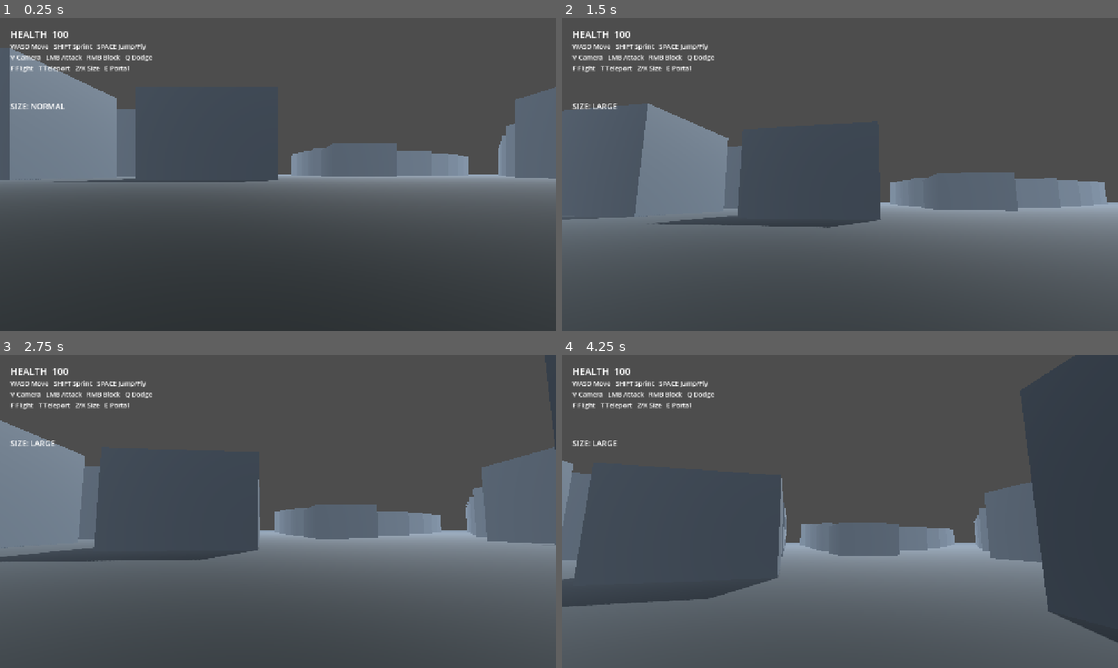
Above: before the commit, frames 1-4 (two rows, left to right).
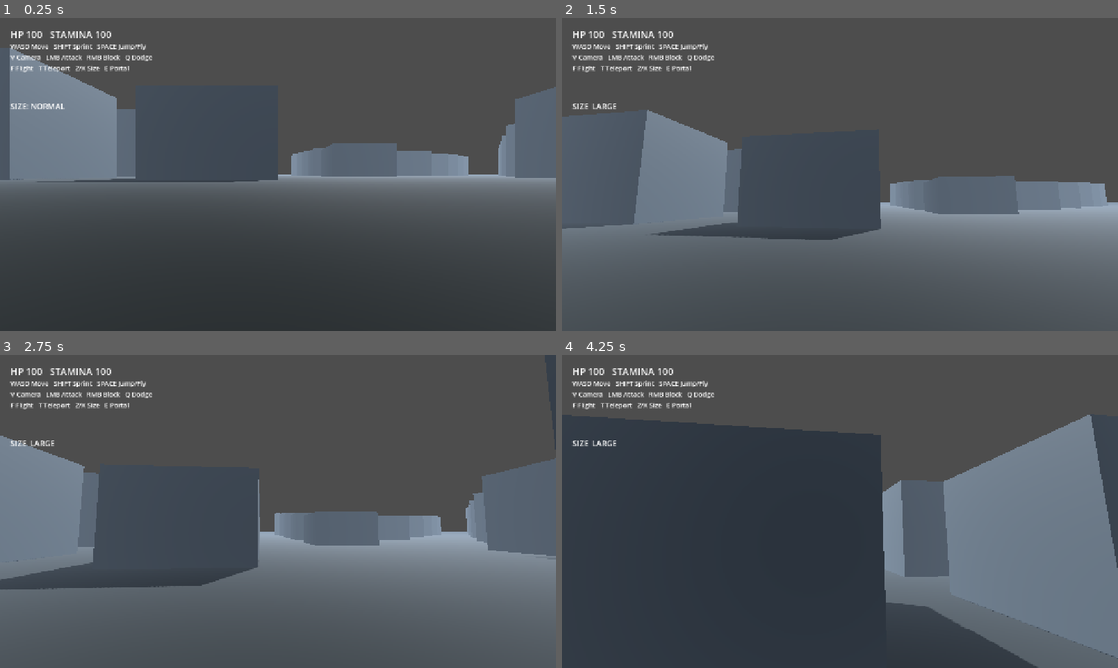
Above: after the commit, the same moments.

Repository: johnhenrystoney25/aeris
Game: Godot game, scene res://scenes/main/main.tscn
Two runs of this game, one before a commit and one after it. Both use one fixed random seed, a clock stepped at 60 frames per second and the inputs below.
Inputs (mouse positions are in pixels of both pictures, inside the frame that each line leads up to):
- Up to frame 1 (0.25 s): no input
- Up to frame 2 (1.5 s): tap Enter at 0.5 s; move the mouse to (867, 174) at 0.52 s; hold X (ability_size_up) from 0.53 s (still down); tap F (ability_flight) at 0.6 s; tap Space (jump) at 0.77, 1.07 s; click (867, 174) at 0.8 s; move the mouse to (812, 174) at 1.27 s; click (812, 174) at 1.35 s
- Up to frame 3 (2.75 s): keep holding X (ability_size_up); tap Space (jump) at 1.52, 1.82 s; right-click (250, 511) at 1.55 s; move the mouse to (289, 505) at 2.02 s; hold Right mouse button (block) from 2.03 s (still down); click (289, 505) at 2.17 s; tap Q (dodge) at 2.3 s
- Up to frame 4 (4.25 s): keep holding X (ability_size_up); tap Space (jump) at 2.75, 3.02, 3.32, 3.77, 3.8, 4.07 s; move the mouse to (834, 517) at 2.77 s; release Right mouse button (block) at 2.78 s; tap Q (dodge) at 2.85 s; click (834, 517) at 2.92 s; tap Shift (sprint) at 3.05 s; move the mouse to (878, 514) at 3.52 s; hold Shift (sprint) from 3.53 s (still down); click (878, 514) at 3.67 s

The runs differ from the first frame. In frame 1, 0.3% of the frame differs, in the area x 2-100%, y 4-53%; in frame 2, 3.4%; in frame 3, 6.6%; in frame 4, 54%, in the area x 0-100%, y 0-100%.
Error after the commit: Invalid assignment of property or key 'visible' with value of type 'bool' on a base object of type 'null instance'. (res://scripts/player/player.gd:236)

Commit message:
Upgrade player controller, camera, flight, stamina and recovery

Diff:
--- a/scripts/player/player.gd
+++ b/scripts/player/player.gd
@@ -1,38 +1,58 @@
 extends CharacterBody3D
 class_name MultiversePlayer
 
-@export var walk_speed := 7.0
-@export var sprint_speed := 14.0
-@export var jump_velocity := 9.0
-@export var gravity := 24.0
+## High-mobility superhero controller for THE MULTIVERSE.
+## Camera-relative movement, reliable floor recovery, readable flight, size-aware physics,
+## first/third-person presentation, stamina, boost, super-jump, and combat feedback.
+
+@export var walk_speed := 8.0
+@export var sprint_speed := 16.0
+@export var flight_speed := 22.0
+@export var flight_boost_speed := 48.0
+@export var jump_velocity := 12.0
+@export var super_jump_velocity := 24.0
+@export var gravity := 28.0
 @export var mouse_sensitivity := 0.0025
+@export var max_stamina := 100.0
 
 var is_flying := false
 var size_level := 0
 var health := 100.0
+var stamina := 100.0
 var camera_mode := 0
 var _pitch := -0.12
 var _yaw := 0.0
 var _attack_cooldown := 0.0
 var _teleport_cooldown := 0.0
 var _dodge_timer := 0.0
+var _boost_timer := 0.0
 var _original_scale := Vector3.ONE
+var _last_safe_position := Vector3.ZERO
 
 @onready var pivot: Node3D = $CameraPivot
 @onready var third_camera: Camera3D = $CameraPivot/ThirdPersonCamera
 @onready var first_camera: Camera3D = $CameraPivot/FirstPersonCamera
 @onready var body_mesh: MeshInstance3D = $Body
 @onready var health_label: Label = $HUD/Health
+@onready var status_label: Label = $HUD/Status
+@onready var speed_label: Label = $HUD/Speed
+@onready var crosshair: Label = $HUD/Crosshair
+@onready var flight_fx: GPUParticles3D = $FlightFX
 
 func _ready() -> void:
     Input.mouse_mode = Input.MOUSE_MODE_CAPTURED
     _original_scale = scale
+    _last_safe_position = global_position
+    floor_snap_length = 0.6
+    floor_max_angle = deg_to_rad(55.0)
+    up_direction = Vector3.UP
     _update_camera()
     _update_health_ui()
 
 func _unhandled_input(event: InputEvent) -> void:
     if event is InputEventMouseMotion and Input.mouse_mode == Input.MOUSE_MODE_CAPTURED:
         _yaw -= event.relative.x * mouse_sensitivity
+        # Mouse up = camera up. This is deliberately not inverted.
         _pitch = clamp(_pitch - event.relative.y * mouse_sensitivity, -1.35, 0.85)
         rotation.y = _yaw
         pivot.rotation.x = _pitch
@@ -45,12 +65,14 @@
     _attack_cooldown = maxf(0.0, _attack_cooldown - delta)
     _teleport_cooldown = maxf(0.0, _teleport_cooldown - delta)
     _dodge_timer = maxf(0.0, _dodge_timer - delta)
+    _boost_timer = maxf(0.0, _boost_timer - delta)
+    stamina = minf(max_stamina, stamina + (24.0 if not is_flying else 12.0) * delta)
 
     if Input.is_action_just_pressed("toggle_camera"):
         camera_mode = 1 - camera_mode
         _update_camera()
     if Input.is_action_just_pressed("ability_flight"):
-        is_flying = not is_flying
+        _toggle_flight()
     if Input.is_action_just_pressed("ability_size_down"):
         _change_size(-1)
     if Input.is_action_just_pressed("ability_size_up"):
@@ -61,36 +83,82 @@
         _attack()
     if Input.is_action_just_pressed("dodge"):
         _dodge_timer = 0.22
-
-    # InputMap uses move_forward/move_back for the physical W/S direction.
-    # Input.get_vector returns +Y for its second positive action, so forward
-    # must be the negative Y side of the vector before applying -Z forward.
+    if Input.is_action_just_pressed("super_jump") and not is_flying:
+        _super_jump()
+    if Input.is_action_pressed("flight_boost") and is_flying and stamina > 4.0:
+        _boost_timer = 0.2
+        stamina -= 18.0 * delta
+
     var input_vec := Input.get_vector("move_left", "move_right", "move_back", "move_forward")
-    var direction := (transform.basis * Vector3(input_vec.x, 0.0, input_vec.y)).normalized()
+    var camera_basis := pivot.global_transform.basis
+    var forward := -camera_basis.z
+    var right := camera_basis.x
+    forward.y = 0.0
+    right.y = 0.0
+    forward = forward.normalized()
+    right = right.normalized()
+    var direction := (right * input_vec.x + forward * -input_vec.y).normalized()
+    var size_multiplier := lerpf(0.55, 1.35, inverse_lerp(-2.0, 2.0, size_level))
     var speed := sprint_speed if Input.is_action_pressed("sprint") else walk_speed
-    speed *= lerpf(0.55, 1.35, inverse_lerp(-2.0, 2.0, size_level))
+    speed *= size_multiplier
 
     if is_flying:
-        var fly_dir := direction
-        if Input.is_action_pressed("jump"):
-            fly_dir.y += 1.0
-        velocity = fly_dir.normalized() * speed
-    else:
-        if not is_on_floor():
-            velocity.y -= gravity * delta
-        else:
-            if Input.is_action_just_pressed("jump"):
-                velocity.y = jump_velocity
-            else:
-                velocity.y = -0.5
-        velocity.x = move_toward(velocity.x, direction.x * speed, 35.0 * delta)
-        velocity.z = move_toward(velocity.z, direction.z * speed, 35.0 * delta)
-
+        _fly(delta, direction, speed)
+    else:
+        _walk(delta, direction, speed)
+
+    move_and_slide()
+    _recover_if_fallen()
+    _update_motion_ui()
+
+func _walk(delta: float, direction: Vector3, speed: float) -> void:
+    if not is_on_floor():
+        velocity.y -= gravity * delta
+    elif Input.is_action_just_pressed("jump"):
+        velocity.y = jump_velocity * lerpf(0.8, 1.5, inverse_lerp(-2.0, 2.0, size_level))
+    else:
+        velocity.y = -0.8
+    velocity.x = move_toward(velocity.x, direction.x * speed, 42.0 * delta)
+    velocity.z = move_toward(velocity.z, direction.z * speed, 42.0 * delta)
     if _dodge_timer > 0.0 and direction.length_squared() > 0.01:
-        velocity.x = direction.x * speed * 2.5
-        velocity.z = direction.z * speed * 2.5
-
-    move_and_slide()
+        velocity.x = direction.x * speed * 2.7
+        velocity.z = direction.z * speed * 2.7
+
+func _fly(delta: float, direction: Vector3, speed: float) -> void:
+    var look_dir := -pivot.global_transform.basis.z.normalized()
+    var vertical := 0.0
+    if Input.is_action_pressed("jump"):
+        vertical += 1.0
+    if Input.is_action_pressed("flight_down"):
+        vertical -= 1.0
+    if absf(vertical) < 0.1 and absf(look_dir.y) > 0.35 and direction.length_squared() > 0.01:
+        vertical = look_dir.y * 0.65
+    var fly_dir := direction + Vector3.UP * vertical
+    if fly_dir.length_squared() > 0.01:
+        fly_dir = fly_dir.normalized()
+    var actual_speed := flight_boost_speed if _boost_timer > 0.0 else flight_speed
+    actual_speed *= lerpf(0.6, 1.4, inverse_lerp(-2.0, 2.0, size_level))
+    velocity = velocity.lerp(fly_dir * actual_speed, minf(1.0, delta * 7.0))
+    if fly_dir.length_squared() > 0.01:
+        rotation.y = lerp_angle(rotation.y, atan2(-fly_dir.x, -fly_dir.z), minf(1.0, delta * 5.0))
+    flight_fx.emitting = true
+
+func _toggle_flight() -> void:
+    is_flying = not is_flying
+    if is_flying:
+        velocity.y = maxf(velocity.y, 3.0)
+        _update_status_ui("FLIGHT ONLINE  |  SPACE UP  CTRL DOWN  SHIFT BOOST")
+    else:
+        flight_fx.emitting = false
+        _update_status_ui("FLIGHT OFF")
+
+func _super_jump() -> void:
+    if stamina < 20.0:
+        _update_status_ui("STAMINA LOW")
+        return
+    stamina -= 20.0
+    velocity.y = super_jump_velocity * lerpf(0.8, 1.5, inverse_lerp(-2.0, 2.0, size_level))
+    _update_status_ui("SUPER JUMP")
 
 func _change_size(step: int) -> void:
     size_level = clampi(size_level + step, -2, 2)
@@ -98,13 +166,15 @@
     var tween := create_tween()
     tween.set_trans(Tween.TRANS_BACK).set_ease(Tween.EASE_OUT)
     tween.tween_property(self, "scale", _original_scale * target, 0.3)
-    $SizeIndicator.text = "SIZE: " + ("TINY" if size_level < -1 else "SMALL" if size_level < 0 else "NORMAL" if size_level == 0 else "LARGE" if size_level == 1 else "GIANT")
+    $SizeIndicator.text = "SIZE  " + ("TINY" if size_level < -1 else "SMALL" if size_level < 0 else "NORMAL" if size_level == 0 else "LARGE" if size_level == 1 else "GIANT")
+    _update_status_ui("SIZE SHIFT")
 
 func _teleport() -> void:
-    if _teleport_cooldown > 0.0:
+    if _teleport_cooldown > 0.0 or stamina < 12.0:
         return
-    _teleport_cooldown = 1.25
-    var distance := 12.0 if size_level <= 0 else 18.0
+    _teleport_cooldown = 1.0
+    stamina -= 12.0
+    var distance := 14.0 if size_level <= 0 else 22.0
     var target := global_position + -global_transform.basis.z * distance
     var query := PhysicsRayQueryParameters3D.create(global_position + Vector3.UP, target + Vector3.UP)
     query.exclude = [self]
@@ -113,34 +183,69 @@
         global_position = target
     else:
         global_position = hit.position - -global_transform.basis.z * 1.5
+    velocity = Vector3.ZERO
     $TeleportFlash.emitting = true
+    _update_status_ui("TELEPORT")
 
 func _attack() -> void:
     if _attack_cooldown > 0.0:
         return
-    _attack_cooldown = 0.45
-    var origin := global_position + Vector3.UP * (1.2 * scale.y)
+    _attack_cooldown = 0.32
+    var origin := global_position + Vector3.UP * (1.2 * maxf(scale.y, 0.4))
     var forward := -global_transform.basis.z
-    var query := PhysicsRayQueryParameters3D.create(origin, origin + forward * (4.0 * maxf(scale.x, 0.25)))
+    var reach := 5.0 * maxf(scale.x, 0.25)
+    var query := PhysicsRayQueryParameters3D.create(origin, origin + forward * reach)
     query.exclude = [self]
     var hit := get_world_3d().direct_space_state.intersect_ray(query)
     if not hit.is_empty() and hit.collider.has_method("take_damage"):
-        hit.collider.take_damage(20.0)
+        hit.collider.take_damage(25.0)
+        _update_status_ui("IMPACT")
 
 func take_damage(amount: float) -> void:
     if Input.is_action_pressed("block"):
-        amount *= 0.25
+        amount *= 0.2
+        _update_status_ui("BLOCK")
     health = maxf(0.0, health - amount)
     _update_health_ui()
     if health <= 0.0:
-        global_position = Vector3(0, 2, 8)
-        health = 100.0
-        _update_health_ui()
+        _respawn()
+
+func _respawn() -> void:
+    is_flying = false
+    flight_fx.emitting = false
+    scale = _original_scale
+    size_level = 0
+    global_position = _last_safe_position
+    velocity = Vector3.ZERO
+    health = 100.0
+    stamina = max_stamina
+    _update_health_ui()
+    _update_status_ui("RESPAWNED")
+
+func _recover_if_fallen() -> void:
+    if is_on_floor() and global_position.y > -10.0:
+        _last_safe_position = global_position
+    if global_position.y < -80.0:
+        _respawn()
 
 func _update_camera() -> void:
     third_camera.current = camera_mode == 0
     first_camera.current = camera_mode == 1
+    body_mesh.visible = camera_mode == 0
+    $Head.visible = camera_mode == 0
+    $FirstPersonArms.visible = camera_mode == 1
+    crosshair.text = "+" if camera_mode == 1 else "•"
+    _update_status_ui("THIRD PERSON" if camera_mode == 0 else "FIRST PERSON")
 
 func _update_health_ui() -> void:
     if health_label:
-        health_label.text = "HEALTH  %03d" % int(health)
+        health_label.text = "HP %03d   STAMINA %03d" % [int(health), int(stamina)]
+
+func _update_status_ui(message: String = "") -> void:
+    if status_label:
+        status_label.text = message if not message.is_empty() else ("FLIGHT  " + ("ON" if is_flying else "OFF"))
+
+func _update_motion_ui() -> void:
+    if speed_label:
+        speed_label.text = "SPEED %03d   ALT %04d" % [int(velocity.length()), int(global_position.y)]
+    _update_health_ui()
